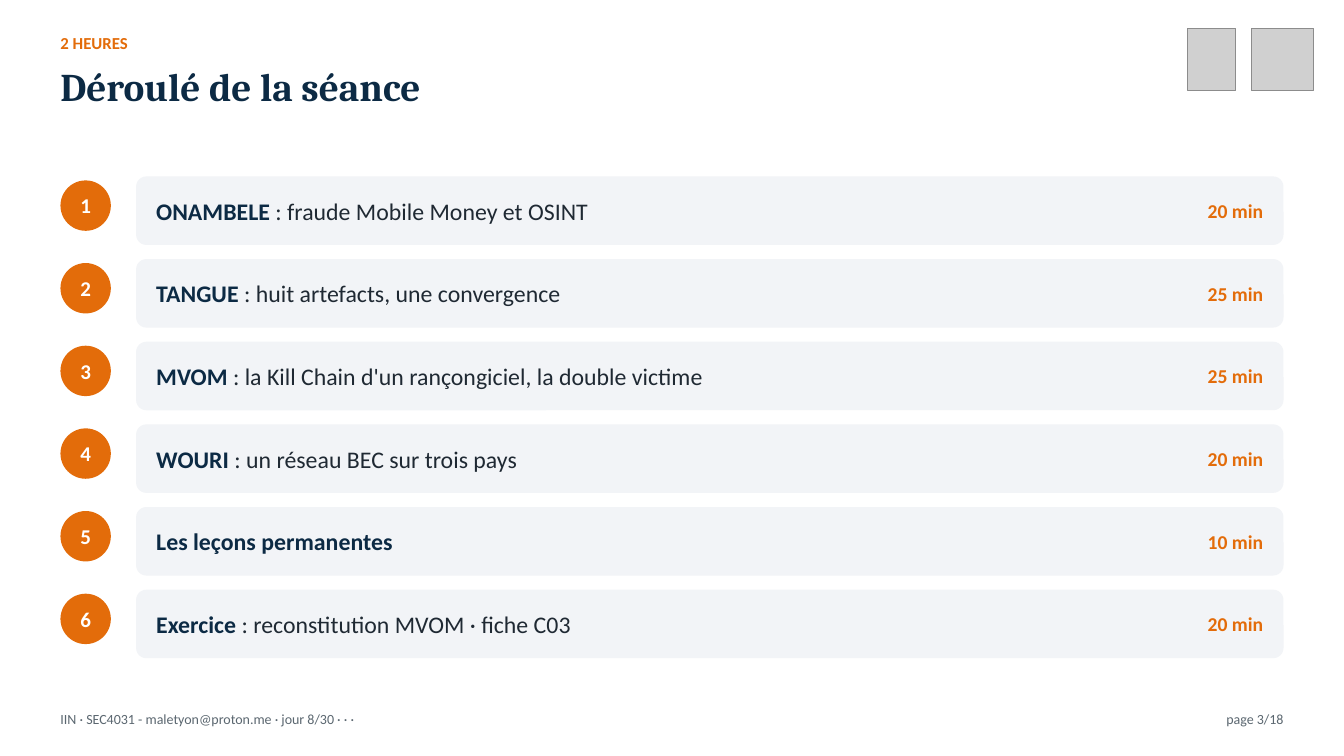
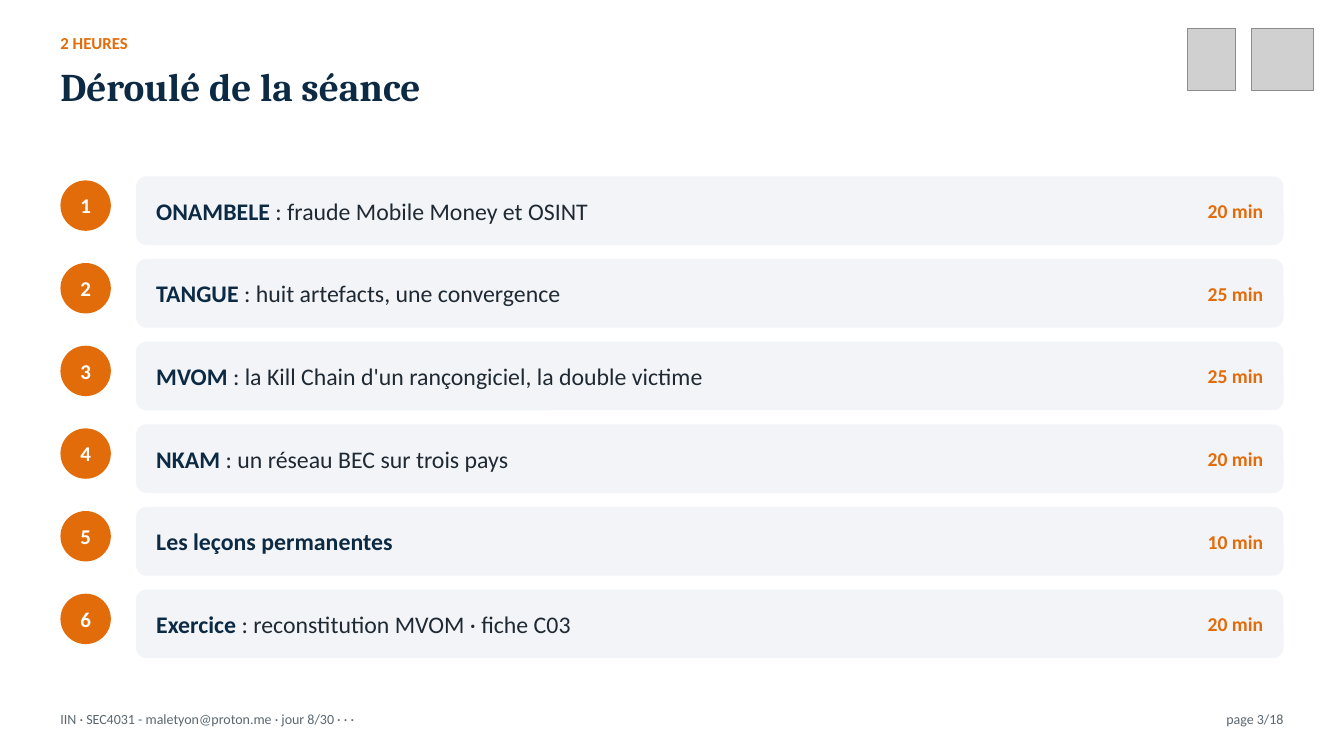
Before and after one commit to MaletYon/cours-iin, a slide deck: slide 3 of Présentation/IIN_J08.pptx. Drawn at 1344x756 pixels with LibreOffice and Linux fonts; fonts in the diff are those of the drawing; grey boxes stand for pictures. Boxes give left, top, right and bottom in pixels: in the first picture for what was removed or moved away, otherwise in the second. Text is boxed around its words. In the diff, an @@ line names an element or a change of style, - is before the commit and + after.

```diff
--- a/Présentation/IIN_J08.pptx
+++ b/Présentation/IIN_J08.pptx
@@ text at (156,451,508,472): text changed @@
-WOURI : un réseau BEC sur trois pays
+NKAM : un réseau BEC sur trois pays
```
Also in this commit, not shown: 4 other slides changed, 52 other files.
